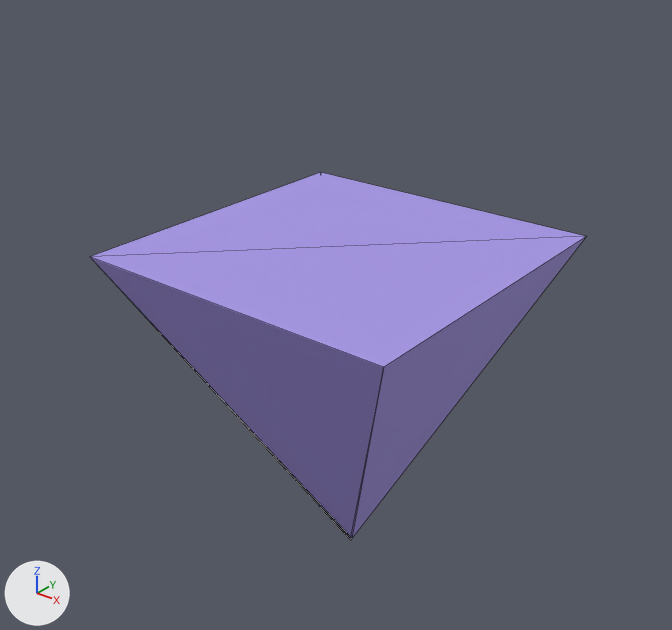
One commit to the glTF model more/src/main/assets/models/ic_anchor.glb: the scene before it, then after it.
Camera for both pictures: a 50 mm lens placed at (0.106, -0.1348, 0.103), pointed at (-0.0044, 0.0032, 0.0175). Arrows for +X, +Y and +Z are at lower left; the lights stay in place. Mesh edges are drawn as thin lines. Vertices at the same position are counted once.
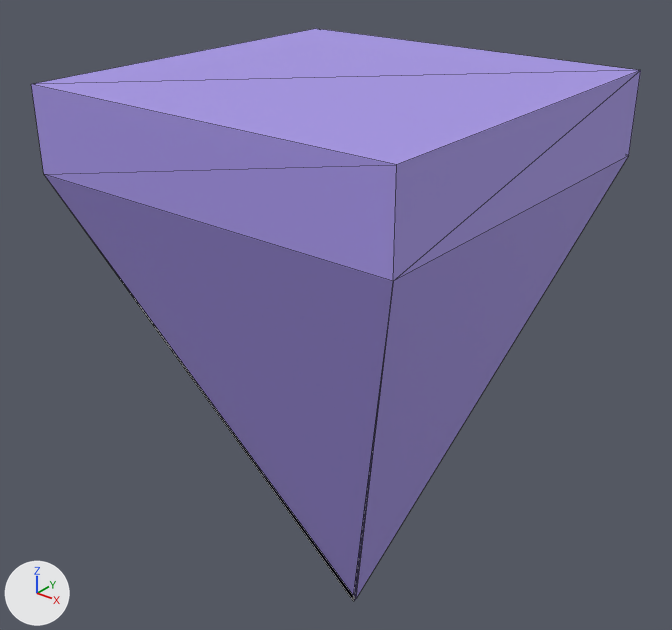
Scene script edits in JSON lines:
```json
{"block": "me_cube", "where": "# used by ob_cube; location = (0.0, 0.0004, 0.0); scale = (0.0349, 0.0349, 0.0349)"}
{"op": "remove", "block": "me_cube", "code": "me_cube.from_pydata(...)  # 8 vertices, 12 faces; spans x -1.0..1.0, y -1.0..1.0, z -1.06..1.0"}
{"op": "add", "block": "me_cube", "code": "me_cube.from_pydata(...)  # 12 vertices, 20 faces; spans x -0.76..0.77, y -0.77..0.76, z -1.06..1.32"}
{"block": "me_cube", "change": "me_cube part 1"}
{"block": "me_cube", "change": "2 faces are deleted"}
{"block": "me_cube", "change": "4 vertices move from x -1.0..1.0, y -1.0..1.0, z 1.0 to x -0.76..0.77, y -0.77..0.76, z 1.0"}
{"block": "me_cube", "change": "4 vertices are added at (0.77, 0.76, 1.32), (0.76, -0.76, 1.32), (-0.76, 0.76, 1.32), (-0.76, -0.77, 1.32)"}
{"block": "me_cube", "change": "10 new faces join them"}
{"op": "set", "path": "ob_cube.scale", "old": "(0.0349, 0.0349, 0.0349)", "new": "(0.0516, 0.0516, 0.0516)"}
```

Where the change shows, as pixel boxes [x1, y1, x2, y2] in the pictures (672 x 630 px):
```json
{"object": "Cube", "change": "reshaped, rescaled", "before": [90, 172, 586, 540], "after": [31, 28, 641, 601], "on screen": "23% wider, 56% taller"}
```
